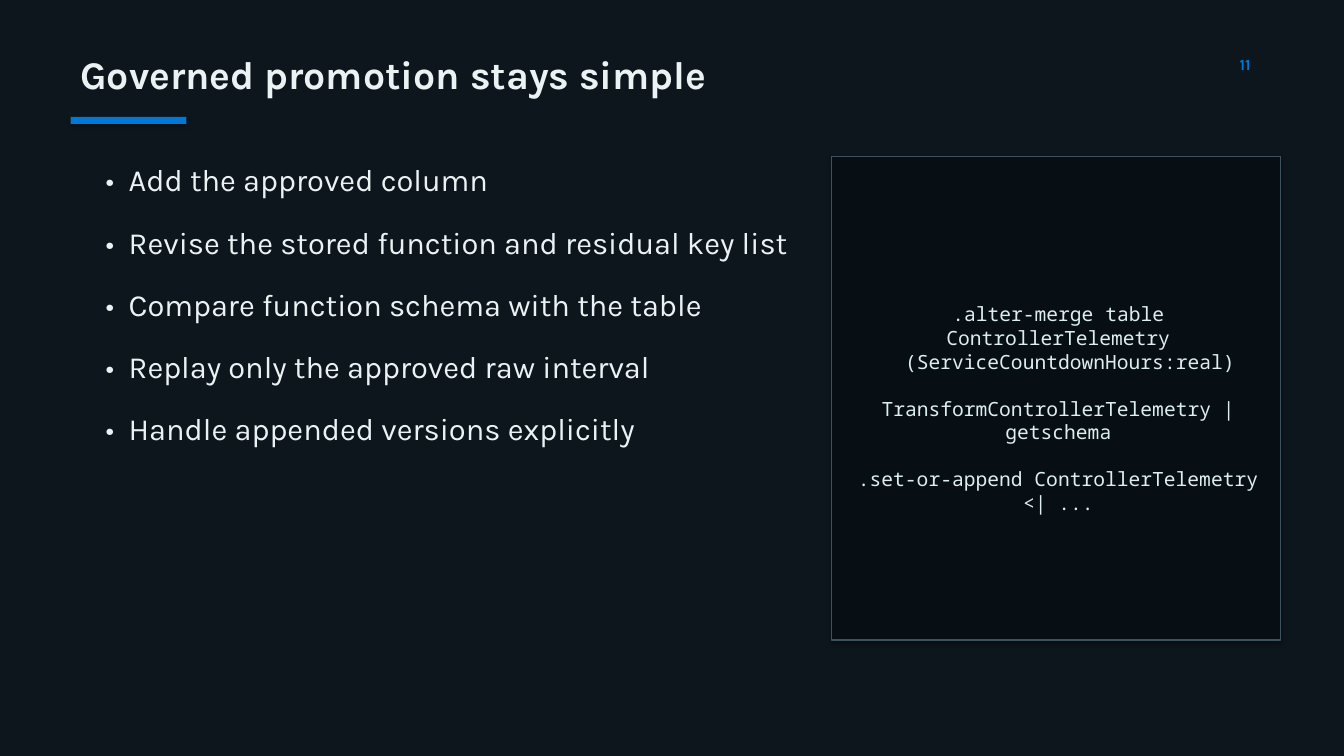
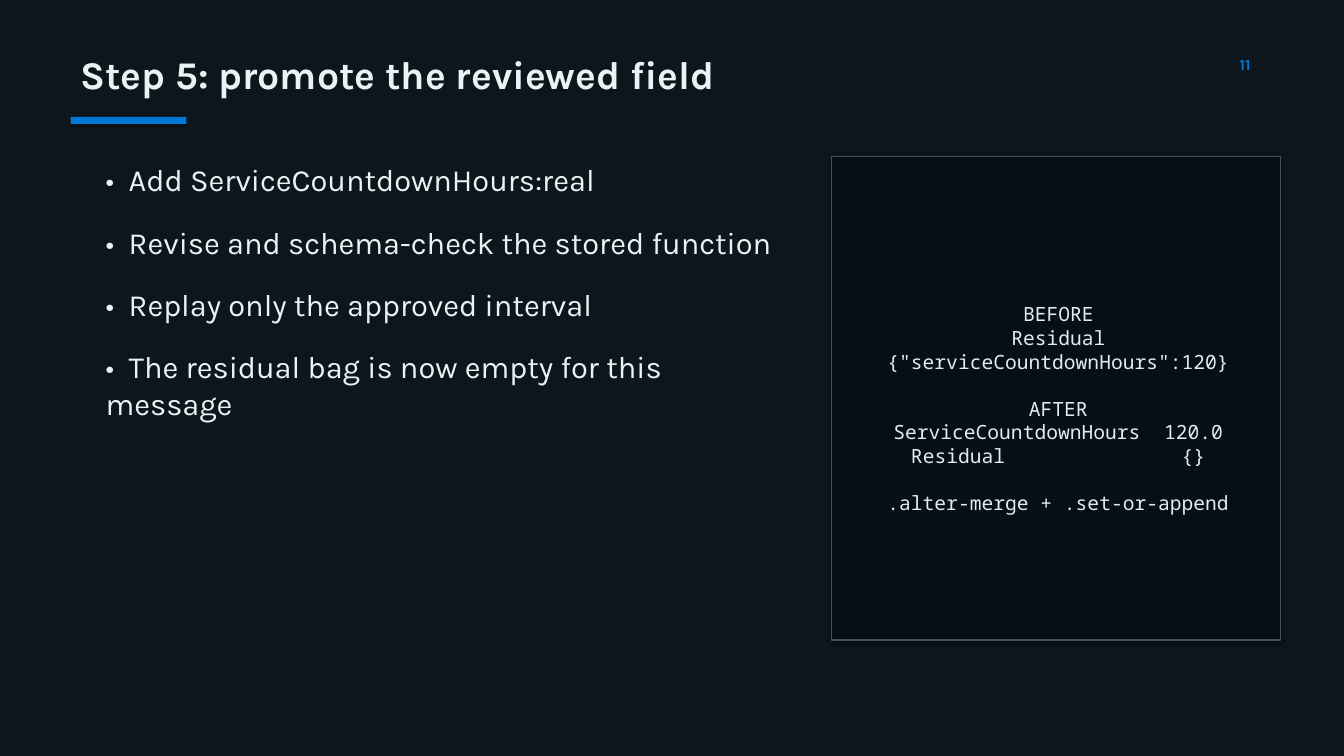
Before and after one commit to MatthieuLefebvre/eventhouse-schema-drift-reference, a slide deck: slide 11 of presentation/eventhouse-schema-drift-reference.pptx. Drawn at 1344x756 pixels with LibreOffice and Linux fonts; fonts in the diff are those of the drawing. Boxes give left, top, right and bottom in pixels: in the first picture for what was removed or moved away, otherwise in the second. Text is boxed around its words. In the diff, an @@ line names an element or a change of style, - is before the commit and + after.

```diff
--- a/presentation/eventhouse-schema-drift-reference.pptx
+++ b/presentation/eventhouse-schema-drift-reference.pptx
@@ text at box(80, 61, 714, 99): text changed @@
-Governed promotion stays simple
+Step 5: promote the reviewed field
@@ text at box(106, 170, 772, 423): text changed @@
-• Add the approved column
-• Revise the stored function and residual key list
-• Compare function schema with the table
-• Replay only the approved raw interval
-• Handle appended versions explicitly
+• Add ServiceCountdownHours:real
+• Revise and schema-check the stored function
+• Replay only the approved interval
+• The residual bag is now empty for this message
@@ text in rectangle at box(887, 307, 1229, 515): text changed @@
-.alter-merge table ControllerTelemetry
-(ServiceCountdownHours:real)
-TransformControllerTelemetry | getschema
-.set-or-append ControllerTelemetry <| ...
+BEFORE
+Residual {"serviceCountdownHours":120}
+AFTER
+ServiceCountdownHours 120.0
+Residual {}
+.alter-merge + .set-or-append
```
Also in this commit, not shown: 4 other slides changed, 2 slides added, 2 slides removed, 3 other files.
